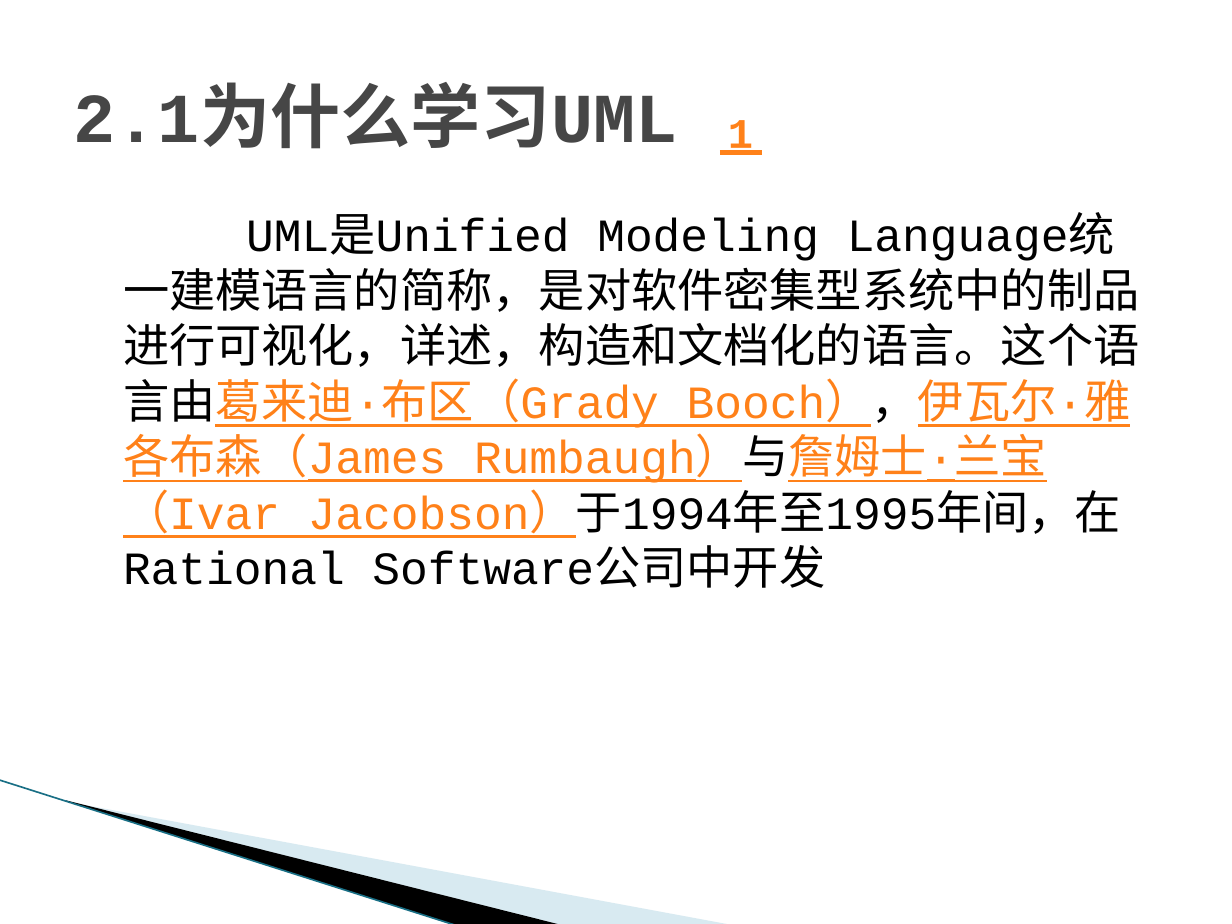
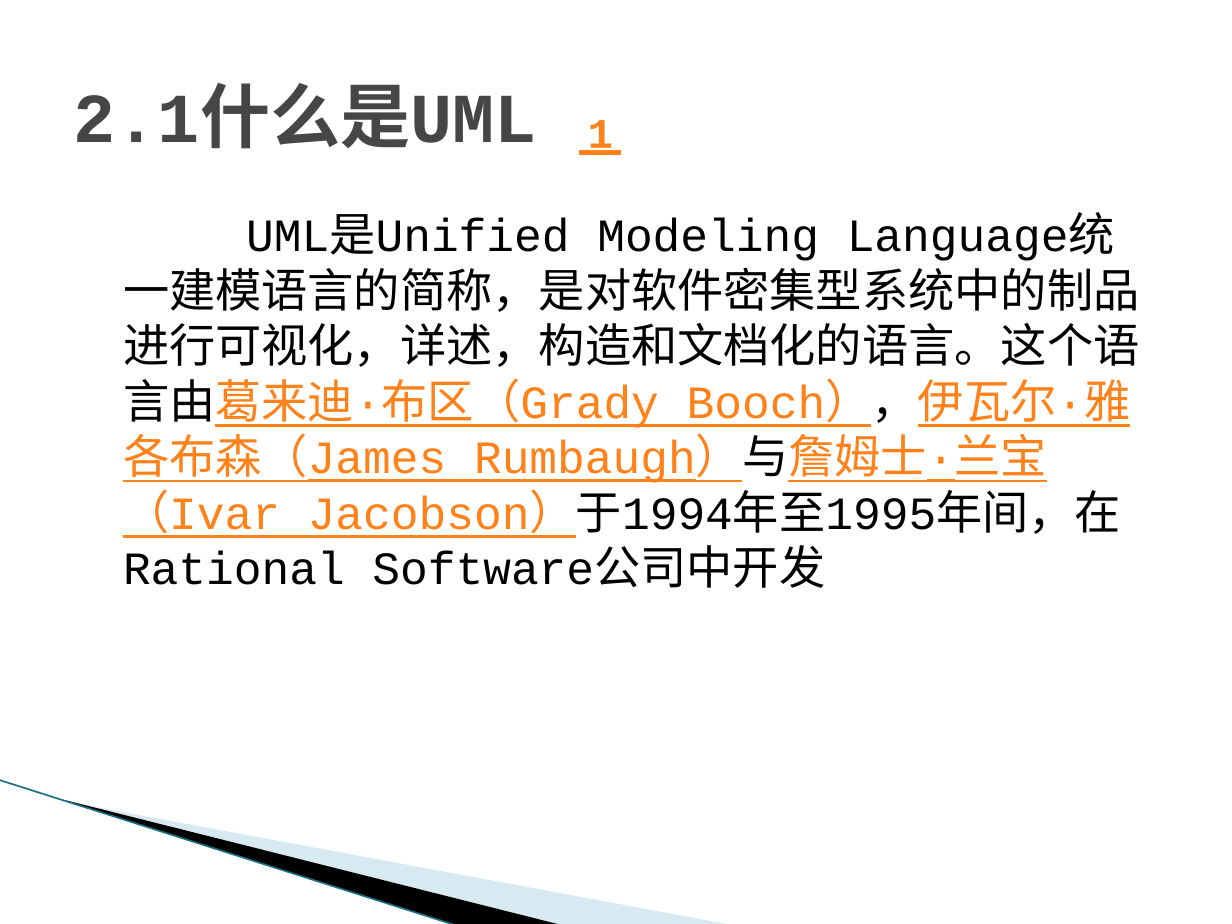
Before and after one commit to tzy502/G16, a slide deck: slide 2 of UML/UML概述-G16.pptx. Drawn at 1232x924 pixels with LibreOffice and Linux fonts; fonts in the diff are those of the drawing; background and template pictures are left out. Boxes give left, top, right and bottom in pixels: in the first picture for what was removed or moved away, otherwise in the second. Text is boxed around its words. In the diff, an @@ line names an element or a change of style, - is before the commit and + after.

Commit message:
11.05 13.08

```diff
--- a/UML/UML概述-G16.pptx
+++ b/UML/UML概述-G16.pptx
@@ title at (x1=74, y1=91, x2=621, y2=155): text changed @@
-2.1为什么学习UML ₁
+2.1什么是UML ₁
```
Also in this commit, not shown: 3 other slides changed, 5 slides added, 15 slides removed.
